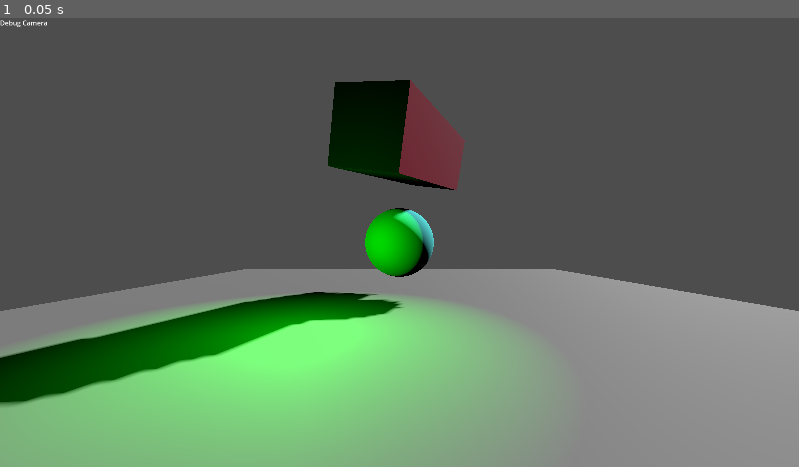
Above: before the commit, frame 1.
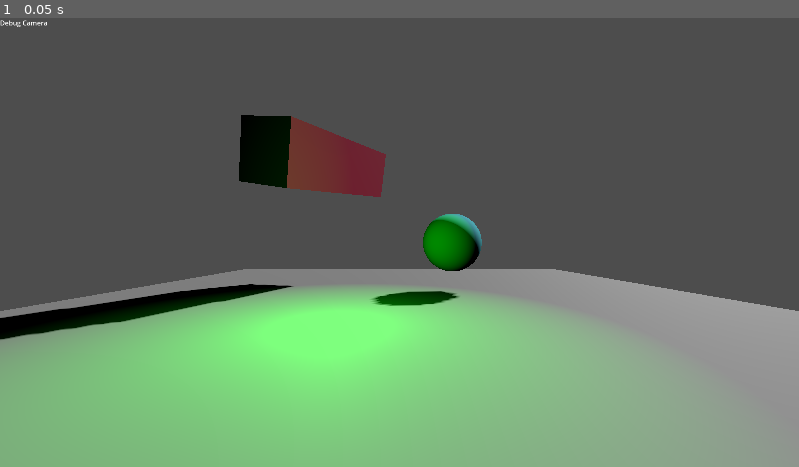
Above: after the commit, the same moment.

Repository: VojtaStruhar/godot-freecam-plugin
Game: Godot game, scene res://world.tscn
The game is run twice, just before and just after one commit, with the same random seed, the same clock (stepped at 60 frames per second) and the same inputs. After the commit the project has no main scene; this scene is started directly in both runs.
Inputs:
- Up to frame 1 (0.05 s): no input

The runs differ from the first frame. In frame 1, 21% of the frame differs, in the area x 0-87%, y 13-100%.

Commit message:
Removed unnecessary clutter

Diff:
--- a/M_multipass_bluered.tres
+++ /dev/null
@@ -1,8 +0,0 @@
-[gd_resource type="StandardMaterial3D" load_steps=2 format=3 uid="uid://b45gynqbb715l"]
-
-[sub_resource type="StandardMaterial3D" id="StandardMaterial3D_t0wgh"]
-albedo_color = Color(0.831373, 0.121569, 0.333333, 1)
-
-[resource]
-next_pass = SubResource("StandardMaterial3D_t0wgh")
-albedo_color = Color(0.541176, 0.776471, 1, 1)
--- a/default_material.tres
+++ /dev/null
@@ -1,39 +0,0 @@
-[gd_resource type="Shader" format=3 uid="uid://be3xb7mir7gm0"]
-
-[resource]
-code = "// NOTE: Shader automatically converted from Godot Engine 4.0.1.stable's StandardMaterial3D.
-
-shader_type spatial;
-render_mode blend_mix,depth_draw_opaque,cull_back,diffuse_burley,specular_schlick_ggx;
-uniform vec4 albedo : source_color;
-uniform sampler2D texture_albedo : source_color,filter_linear_mipmap,repeat_enable;
-uniform float point_size : hint_range(0,128);
-uniform float roughness : hint_range(0,1);
-uniform sampler2D texture_metallic : hint_default_white,filter_linear_mipmap,repeat_enable;
-uniform vec4 metallic_texture_channel;
-uniform sampler2D texture_roughness : hint_roughness_r,filter_linear_mipmap,repeat_enable;
-uniform float specular;
-uniform float metallic;
-uniform vec3 uv1_scale;
-uniform vec3 uv1_offset;
-uniform vec3 uv2_scale;
-uniform vec3 uv2_offset;
-
-
-void vertex() {
-	UV=UV*uv1_scale.xy+uv1_offset.xy;
-}
-
-
-void fragment() {
-	vec2 base_uv = UV;
-	vec4 albedo_tex = texture(texture_albedo,base_uv);
-	ALBEDO = albedo.rgb * albedo_tex.rgb;
-	float metallic_tex = dot(texture(texture_metallic,base_uv),metallic_texture_channel);
-	METALLIC = metallic_tex * metallic;
-	vec4 roughness_texture_channel = vec4(1.0,0.0,0.0,0.0);
-	float roughness_tex = dot(texture(texture_roughness,base_uv),roughness_texture_channel);
-	ROUGHNESS = roughness_tex * roughness;
-	SPECULAR = specular;
-}
-"
--- a/postprocess_2D.gdshader
+++ /dev/null
@@ -1,7 +0,0 @@
-shader_type canvas_item;
-
-
-
-void fragment() {
-	// Place fragment code here.
-}
--- a/postprocess_colorrect.gdshader
+++ /dev/null
@@ -1,23 +0,0 @@
-shader_type canvas_item;
-
-uniform vec2 size = vec2(32.0, 28.0);
-uniform sampler2D screen_texture : hint_screen_texture, repeat_disable, filter_nearest;
-
-void fragment() {
-        vec2 norm_size = size * SCREEN_PIXEL_SIZE;
-        bool half = mod(SCREEN_UV.y / 2.0, norm_size.y) / norm_size.y < 0.5;
-        vec2 uv = SCREEN_UV + vec2(norm_size.x * 0.5 * float(half), 0.0);
-        vec2 center_uv = floor(uv / norm_size) * norm_size;
-        vec2 norm_uv = mod(uv, norm_size) / norm_size;
-        center_uv += mix(vec2(0.0, 0.0),
-                         mix(mix(vec2(norm_size.x, -norm_size.y),
-                                 vec2(0.0, -norm_size.y),
-                                 float(norm_uv.x < 0.5)),
-                             mix(vec2(0.0, -norm_size.y),
-                                 vec2(-norm_size.x, -norm_size.y),
-                                 float(norm_uv.x < 0.5)),
-                             float(half)),
-                         float(norm_uv.y < 0.3333333) * float(norm_uv.y / 0.3333333 < (abs(norm_uv.x - 0.5) * 2.0)));
-
-        COLOR = textureLod(screen_texture, center_uv, 0.0);
-}
--- a/project.godot
+++ b/project.godot
@@ -1,3 +1,11 @@
+; Engine configuration file.
+; It's best edited using the editor UI and not directly,
+; since the parameters that go here are not all obvious.
+;
+; Format:
+;   [section] ; section goes between []
+;   param=value ; assign values to parameters
+
 config_version=5
 
 [application]
--- a/uber_ui.tscn
+++ /dev/null
@@ -1,47 +0,0 @@
-[gd_scene load_steps=5 format=3 uid="uid://lvu28aqlcpla"]
-
-[ext_resource type="PackedScene" uid="uid://b8wo3dooa55cq" path="res://world.tscn" id="1_qw54s"]
-[ext_resource type="Shader" path="res://postprocess_colorrect.gdshader" id="2_hrt1s"]
-
-[sub_resource type="ShaderMaterial" id="ShaderMaterial_5hc64"]
-shader = ExtResource("2_hrt1s")
-shader_parameter/size = Vector2(8, 7)
-
-[sub_resource type="LabelSettings" id="LabelSettings_qqws7"]
-font_size = 36
-outline_size = 15
-outline_color = Color(0, 0, 0, 1)
-
-[node name="UberUI" type="Control"]
-layout_mode = 3
-anchors_preset = 15
-anchor_right = 1.0
-anchor_bottom = 1.0
-grow_horizontal = 2
-grow_vertical = 2
-
-[node name="World" parent="." instance=ExtResource("1_qw54s")]
-
-[node name="PostProcessing" type="ColorRect" parent="."]
-visible = false
-material = SubResource("ShaderMaterial_5hc64")
-layout_mode = 1
-anchors_preset = 15
-anchor_right = 1.0
-anchor_bottom = 1.0
-grow_horizontal = 2
-grow_vertical = 2
-
-[node name="MarginContainer" type="MarginContainer" parent="."]
-layout_mode = 0
-offset_right = 40.0
-offset_bottom = 40.0
-theme_override_constants/margin_left = 8
-theme_override_constants/margin_top = 8
-theme_override_constants/margin_right = 8
-theme_override_constants/margin_bottom = 8
-
-[node name="Label" type="Label" parent="MarginContainer"]
-layout_mode = 2
-text = "UI overlay"
-label_settings = SubResource("LabelSettings_qqws7")
--- a/unshaded_colored.tres
+++ /dev/null
@@ -1,43 +0,0 @@
-[gd_resource type="Shader" format=3 uid="uid://t5w8x6u1ixy1"]
-
-[resource]
-code = "// NOTE: Shader automatically converted from Godot Engine 4.0.1.stable's StandardMaterial3D.
-
-shader_type spatial;
-render_mode blend_mix,depth_draw_opaque,cull_back,diffuse_burley,specular_schlick_ggx,unshaded;
-uniform vec4 albedo : source_color = vec4(0.92549020051956, 0.60392159223557, 0.53333336114883, 1.0);
-uniform sampler2D texture_albedo : source_color,filter_linear_mipmap,repeat_enable;
-uniform float point_size : hint_range(0,128);
-uniform float roughness : hint_range(0,1);
-uniform sampler2D texture_metallic : hint_default_white,filter_linear_mipmap,repeat_enable;
-uniform vec4 metallic_texture_channel;
-uniform sampler2D texture_roughness : hint_roughness_r,filter_linear_mipmap,repeat_enable;
-uniform float specular;
-uniform float metallic;
-uniform vec3 uv1_scale;
-uniform vec3 uv1_offset;
-uniform vec3 uv2_scale;
-uniform vec3 uv2_offset;
-
-
-void vertex() {
-	UV=UV*uv1_scale.xy+uv1_offset.xy;
-}
-
-
-
-
-
-
-void fragment() {
-	vec2 base_uv = UV;
-	vec4 albedo_tex = texture(texture_albedo,base_uv);
-	ALBEDO = albedo.rgb * albedo_tex.rgb;
-	float metallic_tex = dot(texture(texture_metallic,base_uv),metallic_texture_channel);
-	METALLIC = metallic_tex * metallic;
-	vec4 roughness_texture_channel = vec4(1.0,0.0,0.0,0.0);
-	float roughness_tex = dot(texture(texture_roughness,base_uv),roughness_texture_channel);
-	ROUGHNESS = roughness_tex * roughness;
-	SPECULAR = specular;
-}
-"
--- a/world.tscn
+++ b/world.tscn
@@ -2,11 +2,13 @@
 
 [ext_resource type="Script" path="res://addons/debug_camera/debug_camera.gd" id="1_bb7eu"]
 
-[sub_resource type="StandardMaterial3D" id="StandardMaterial3D_ovv2o"]
-albedo_color = Color(0.380392, 1, 1, 1)
+[sub_resource type="StandardMaterial3D" id="StandardMaterial3D_itnm7"]
+specular_mode = 1
+albedo_color = Color(0.427451, 0.870588, 0.92549, 1)
+roughness = 0.0
 
 [sub_resource type="SphereMesh" id="SphereMesh_13ptd"]
-material = SubResource("StandardMaterial3D_ovv2o")
+material = SubResource("StandardMaterial3D_itnm7")
 
 [sub_resource type="BoxMesh" id="BoxMesh_gq6dh"]
 size = Vector3(10, 0.1, 10)
@@ -25,7 +27,7 @@
 shadow_enabled = true
 
 [node name="Ball" type="MeshInstance3D" parent="."]
-transform = Transform3D(1, 0, 0, 0, 1, 0, 0, 0, 1, 0, 0, 0.203646)
+transform = Transform3D(1, 0, 0, 0, 1, 0, 0, 0, 1, 0.908506, 0, -0.577891)
 mesh = SubResource("SphereMesh_13ptd")
 
 [node name="Ground" type="MeshInstance3D" parent="."]
@@ -33,13 +35,13 @@
 mesh = SubResource("BoxMesh_gq6dh")
 
 [node name="BoxThrowsShadows" type="MeshInstance3D" parent="."]
-transform = Transform3D(0.907088, 0.128969, -0.400698, -0.181813, 0.978575, -0.0966183, 0.379652, 0.160493, 0.911102, 0.202665, 1.51786, -0.325268)
+transform = Transform3D(0.907088, 0.128969, -0.400698, -0.181813, 0.978575, -0.0966183, 0.379652, 0.160493, 0.911102, -1.43568, 1.51786, -1.24532)
 mesh = SubResource("BoxMesh_68mt4")
 
 [node name="OmniLight3D" type="OmniLight3D" parent="."]
-transform = Transform3D(1, 0, 0, 0, 1, 0, 0, 0, 1, -1.00178, 1.78814e-07, 1.70132)
+transform = Transform3D(1, 0, 0, 0, 1, 0, 0, 0, 1, -0.728549, 1.78814e-07, 1.458)
 light_color = Color(0, 1, 0, 1)
-omni_range = 2.60569
+omni_range = 3.37167
 
 [node name="DebugCamera" type="Node3D" parent="."]
 transform = Transform3D(1, 0, 0, 0, 1, 0, 0, 0, 1, 0, 0, 4.5006)
